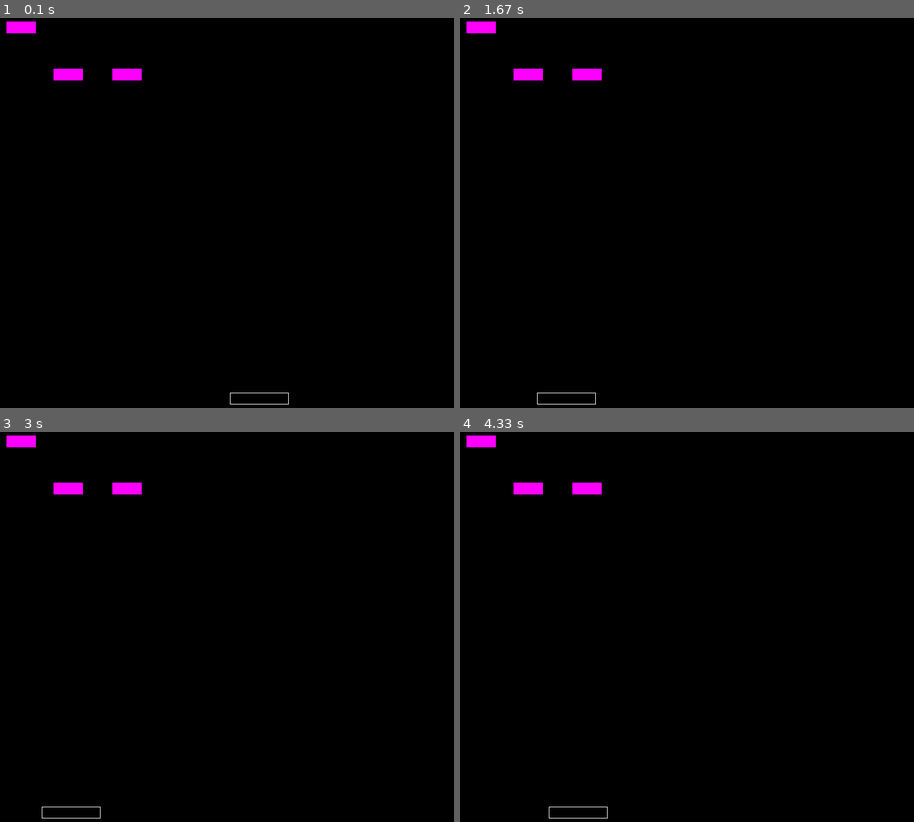
Above: before the commit, frames 1-4 (two rows, left to right).
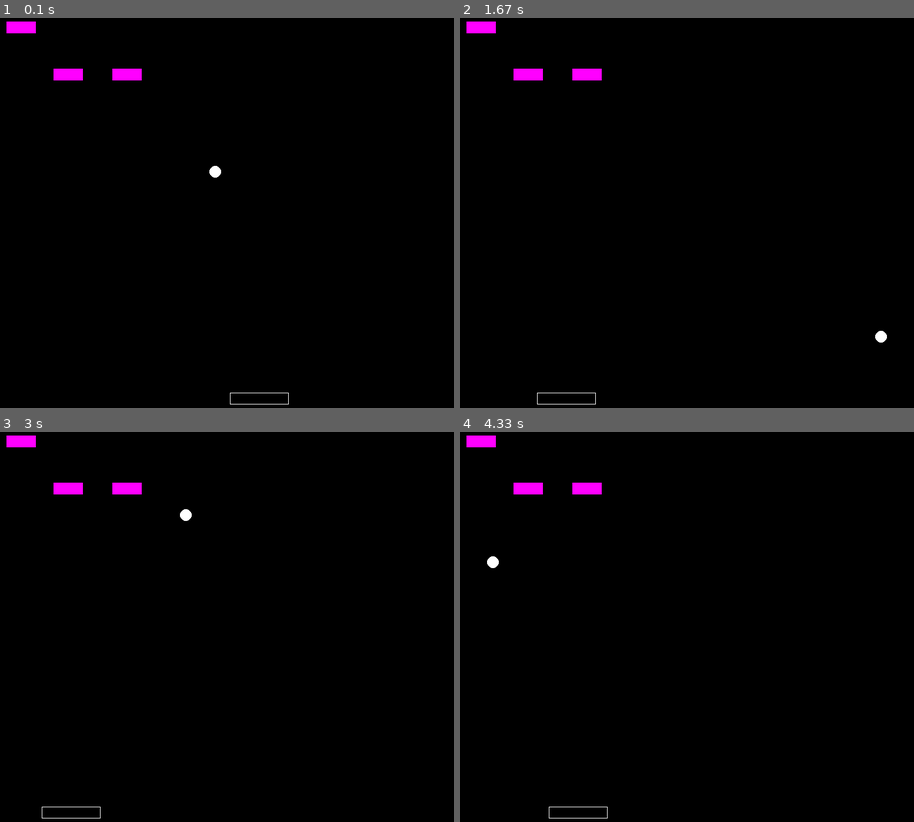
Above: after the commit, the same moments.

Repository: Cryingabriel/python-code
Game: pygame game, started from breakout.py
The game is run twice, just before and just after one commit, with the same random seed, the same clock (stepped at 60 frames per second) and the same inputs.
Inputs:
- Up to frame 1 (0.1 s): no input
- Up to frame 2 (1.67 s): hold Up 0.33-0.8 s; hold Down 0.83-1.13 s; hold Up 1.17-1.53 s; hold Down from 1.57 s (still down)
- Up to frame 3 (3 s): release Down at 1.93 s; hold Up 1.97-2.27 s; hold Down 2.3-2.6 s; hold Up from 2.63 s (still down)
- Up to frame 4 (4.33 s): release Up at 3 s; hold Down 3.03-3.4 s; hold Up 3.43-3.73 s; hold Down 3.77-4.07 s; hold Up from 4.1 s (still down)

The runs differ from the first frame. In frame 1, less than 0.1% of the frame differs, in the area x 46-49%, y 37-41%; in frame 2, less than 0.1%; in frame 3, less than 0.1%; in frame 4, less than 0.1%.

Commit message:
Update breakout.py

Diff:
--- a/breakout.py
+++ b/breakout.py
@@ -44,21 +44,31 @@
     keys = pygame.key.get_pressed()
     if keys [pygame.K_UP]:
         if p1x <= 0:
-            p1x == 0
+            p1x = 0
         else:
             p1x -=10
 
     if keys [pygame.K_DOWN]:
         if p1x+100 >= 800:
-            p1x == 0
+            p1x = 700
         else:
             p1x +=10
+    bx += bVx
+    by += bVy
 
 
+    if by < 0 or by + 20 > 800:
+        bVy *= -1
+    if bx < 0 or bx+ 20 > 800:
+        bVx *= -1
+    if by >= p1y and bx > p1x and by+20 >= p1x+100:
+        bVy *= -1
+
+#++++++++++++++++++++++++++++
     screen.fill((0,0,0))
     bob.draw()
     ryan.draw()
     alfred.draw()
     pygame.draw.rect(screen, (255,255,255), (p1x, p1y, 100, 20), 1)
-
+    pygame.draw.circle(screen, (255,255,255), (bx, by), 10)
     pygame.display.flip()
